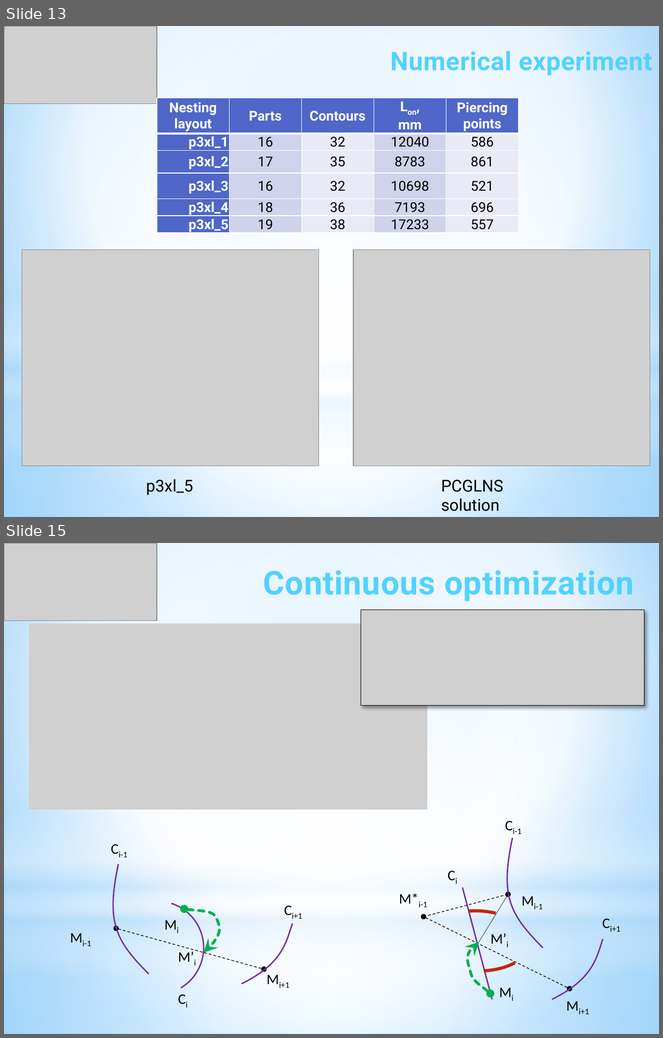
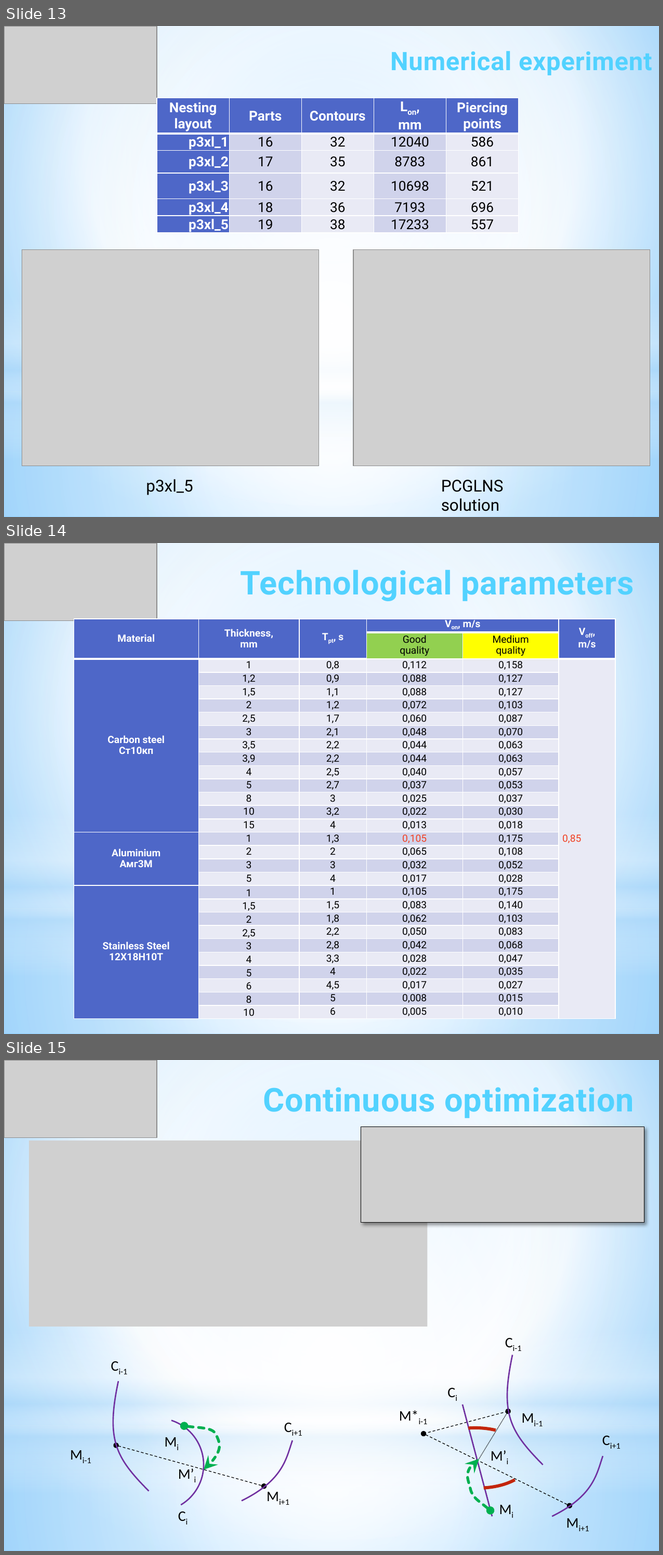
Before and after one commit to ukoloff/LaTeX, a slide deck: 2024/iGSCCP.pptx. Shown one above the other, each under a label of ours: slides 13 and 15 before the commit, slides 13, 14 and 15 after it; the slides between them are not shown. The pictures are 663x1038 and 663x1555 pixels, drawn with LibreOffice and Linux fonts; fonts in the diff are those of the drawing; grey boxes stand for pictures. Boxes give left, top, right and bottom in pixels: in the first picture for what was removed or moved away, otherwise in the second. Text is boxed around its words. In the diff, an @@ line names an element or a change of style, - is before the commit and + after.

Commit message:
Add technological parameters

```diff
--- a/2024/iGSCCP.pptx
+++ b/2024/iGSCCP.pptx
@@ slide 14 added at (4,543,659,1034), background gradient #9ED5FF to #FFFFFF to #5BB9FF; not listed: 4 template elements that a slide beside it also shows @@
@@ picture added at (4,543,157,621) @@
@@ text added at (240,570,634,601), 36 pt, text gradient #52D2FF to #20A0CE, bold @@
+Technological parameters
@@ table added at (74,619,616,1019), 29 rows, 6 columns @@
+Material | Thickness, mm | Tpt, s | Von, m/s |  | Voff, m/s
+ |  |  | Good quality | Medium quality | 
+Carbon steel Ст10кп | 1 | 0,8 | 0,112 | 0,158 | 0,85
+ | 1,2 | 0,9 | 0,088 | 0,127 | 
+ | 1,5 | 1,1 | 0,088 | 0,127 | 
+ | 2 | 1,2 | 0,072 | 0,103 | 
+ | 2,5 | 1,7 | 0,060 | 0,087 | 
+ | 3 | 2,1 | 0,048 | 0,070 | 
+ | 3,5 | 2,2 | 0,044 | 0,063 | 
+ | 3,9 | 2,2 | 0,044 | 0,063 | 
+ | 4 | 2,5 | 0,040 | 0,057 | 
+ | 5 | 2,7 | 0,037 | 0,053 | 
+ | 8 | 3 | 0,025 | 0,037 | 
+ | 10 | 3,2 | 0,022 | 0,030 | 
+ | 15 | 4 | 0,013 | 0,018 | 
+Aluminium Амг3М | 1 | 1,3 | 0,105 | 0,175 | 
+ | 2 | 2 | 0,065 | 0,108 | 
+ | 3 | 3 | 0,032 | 0,052 | 
+ | 5 | 4 | 0,017 | 0,028 | 
+Stainless Steel 12Х18Н10Т | 1 | 1 | 0,105 | 0,175 | 
+ | 1,5 | 1,5 | 0,083 | 0,140 | 
+ | 2 | 1,8 | 0,062 | 0,103 | 
+ | 2,5 | 2,2 | 0,050 | 0,083 | 
+ | 3 | 2,8 | 0,042 | 0,068 | 
+ | 4 | 3,3 | 0,028 | 0,047 | 
+ | 5 | 4 | 0,022 | 0,035 | 
+ | 6 | 4,5 | 0,017 | 0,027 | 
+ | 8 | 5 | 0,008 | 0,015 | 
+ | 10 | 6 | 0,005 | 0,010 | 
```
Also in this commit, not shown: 1 slide changed, 1 slide removed.
